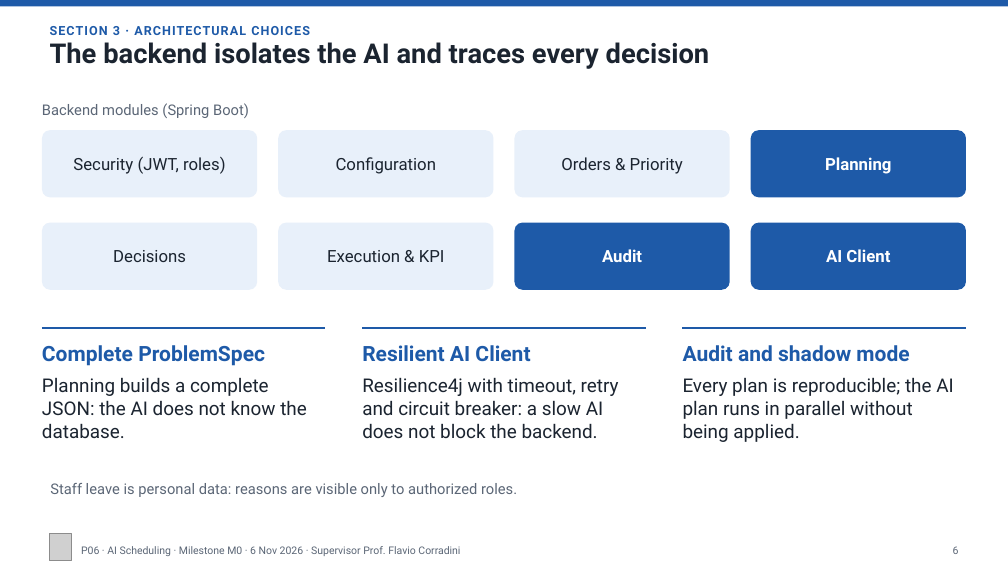
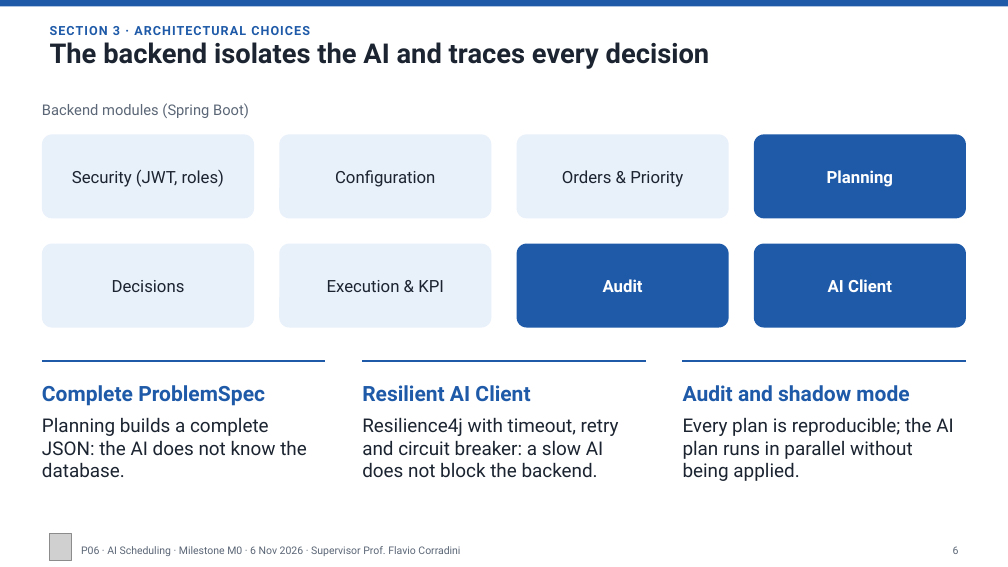
Before and after one commit to Pieruc/Scheduling, a slide deck: slide 6 of Presentazione/P06-6Nov-v1.pptx. Drawn at 1008x567 pixels with LibreOffice and Linux fonts; fonts in the diff are those of the drawing; grey boxes stand for pictures. Boxes give left, top, right and bottom in pixels: in the first picture for what was removed or moved away, otherwise in the second. Text is boxed around its words. In the diff, an @@ line names an element or a change of style, - is before the commit and + after.

```diff
--- a/Presentazione/P06-6Nov-v1.pptx
+++ b/Presentazione/P06-6Nov-v1.pptx
@@ rounded rectangle "Security (JWT, roles)": place and size @@
-rounded rectangle "Security (JWT, roles)" at [42, 130, 258, 197]
+rounded rectangle "Security (JWT, roles)" at [42, 135, 255, 219]
@@ rounded rectangle "Configuration": place and size @@
-rounded rectangle "Configuration" at [278, 130, 494, 197]
+rounded rectangle "Configuration" at [279, 135, 492, 219]
@@ rounded rectangle "Orders & Priority": place and size @@
-rounded rectangle "Orders & Priority" at [515, 130, 730, 197]
+rounded rectangle "Orders & Priority" at [516, 135, 729, 219]
@@ rounded rectangle "Planning": place and size @@
-rounded rectangle "Planning" at [751, 130, 966, 197]
+rounded rectangle "Planning" at [754, 135, 966, 219]
@@ rounded rectangle "Decisions": place and size @@
-rounded rectangle "Decisions" at [42, 222, 258, 290]
+rounded rectangle "Decisions" at [42, 243, 255, 327]
@@ rounded rectangle "Execution & KPI": place and size @@
-rounded rectangle "Execution & KPI" at [278, 222, 494, 290]
+rounded rectangle "Execution & KPI" at [279, 243, 492, 327]
@@ rounded rectangle "Audit": place and size @@
-rounded rectangle "Audit" at [515, 222, 730, 290]
+rounded rectangle "Audit" at [516, 243, 729, 327]
@@ rounded rectangle "AI Client": place and size @@
-rounded rectangle "AI Client" at [751, 222, 966, 290]
+rounded rectangle "AI Client" at [754, 243, 966, 327]
@@ text "Complete ProblemSpec": place and size @@
-text "Complete ProblemSpec" at [42, 345, 307, 438]
+text "Complete ProblemSpec" at [42, 385, 307, 477]
@@ text "Resilient AI Client": place and size @@
-text "Resilient AI Client" at [362, 345, 619, 438]
+text "Resilient AI Client" at [362, 385, 619, 477]
@@ text "Audit and shadow mode": place and size @@
-text "Audit and shadow mode" at [683, 345, 953, 442]
+text "Audit and shadow mode" at [683, 385, 953, 481]
@@ 3 lines: place and size @@
-3 lines at [42, 327, 966, 327]
+3 lines at [42, 361, 966, 361]
@@ text removed at [50, 483, 517, 497] @@
-Staff leave is personal data: reasons are visible only to authorized roles.
```
Also in this commit, not shown: 3 other slides changed.
